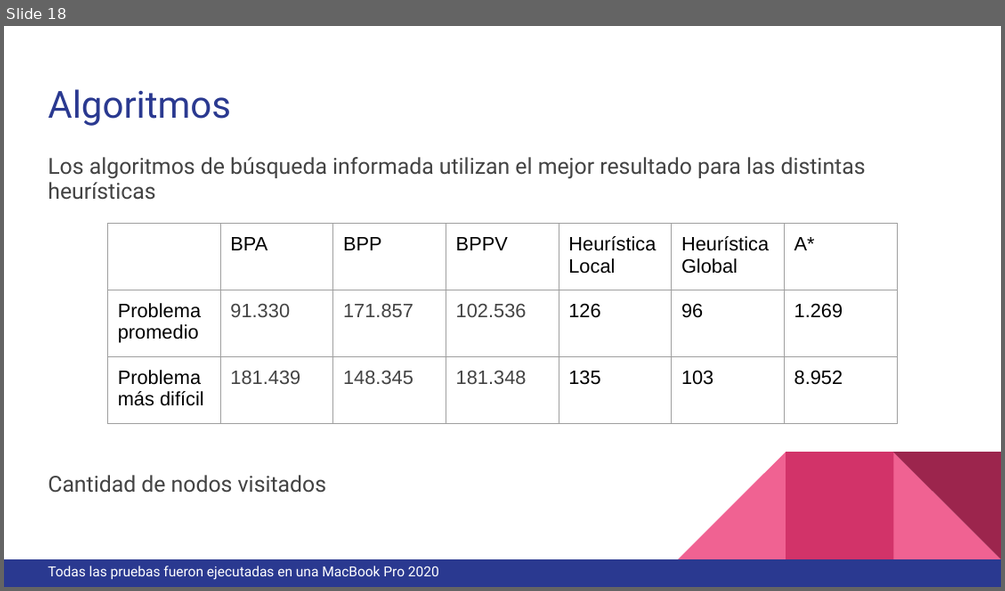
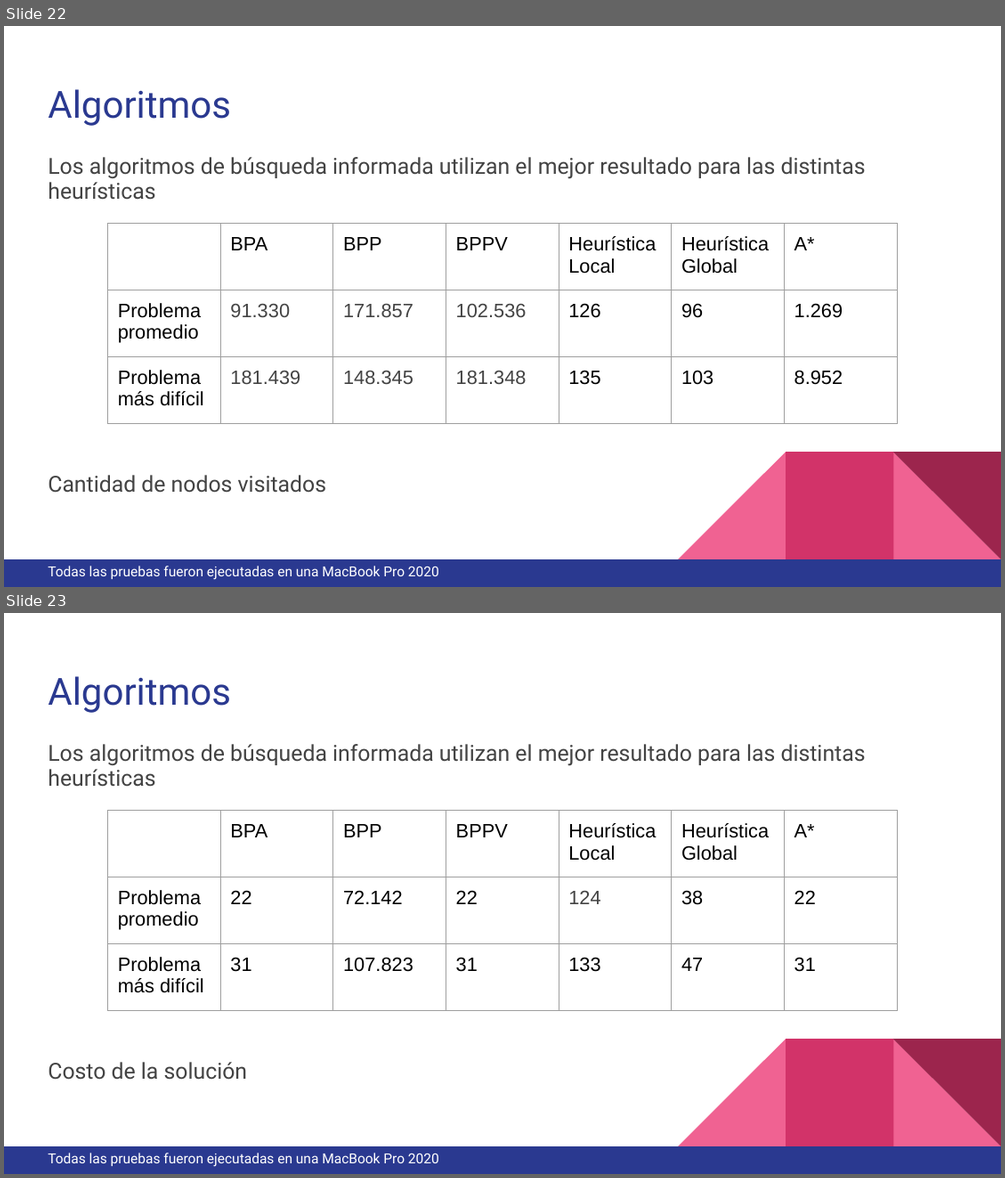
Before and after one commit to taturosati/SIA, a slide deck: TP1/TP1_PRESENTACIÓN.pptx. Shown one above the other, each under a label of ours: slide 18 before the commit, slides 22 and 23 after it. The pictures are 1005x591 and 1005x1178 pixels, drawn with LibreOffice and Linux fonts; fonts in the diff are those of the drawing. Boxes give left, top, right and bottom in pixels: in the first picture for what was removed or moved away, otherwise in the second. Text is boxed around its words. In the diff, an @@ line names an element or a change of style, - is before the commit and + after.

```diff
--- a/TP1/TP1_PRESENTACIÓN.pptx
+++ b/TP1/TP1_PRESENTACIÓN.pptx
@@ slide 23 added at <box>4,613,1001,1174</box>, background #FFFFFF; not listed: 5 template elements that a slide beside it also shows @@
@@ title added at <box>48,676,231,713</box>, 27 pt, text #2A3990 @@
+Algoritmos
@@ text added at <box>48,744,866,1079</box>, 16 pt, text #434343 @@
+Los algoritmos de búsqueda informada utilizan el mejor resultado para las distintas heurísticas
+Costo de la solución
@@ table added at <box>107,811,896,1137</box>, 3 rows, 7 columns @@
+ | BPA | BPP | BPPV | Heurística Local | Heurística Global | A*
+Problema promedio | 22 | 72.142 | 22 | 124 | 38 | 22
+Problema más difícil | 31 | 107.823 | 31 | 133 | 47 | 31
@@ text added at <box>48,1152,439,1167</box>, 10 pt, text #FFFFFF @@
+Todas las pruebas fueron ejecutadas en una MacBook Pro 2020
@@ what was slide 18 is now slide 22 @@
```
Also in this commit, not shown: 6 slides changed, 3 other slides added.
